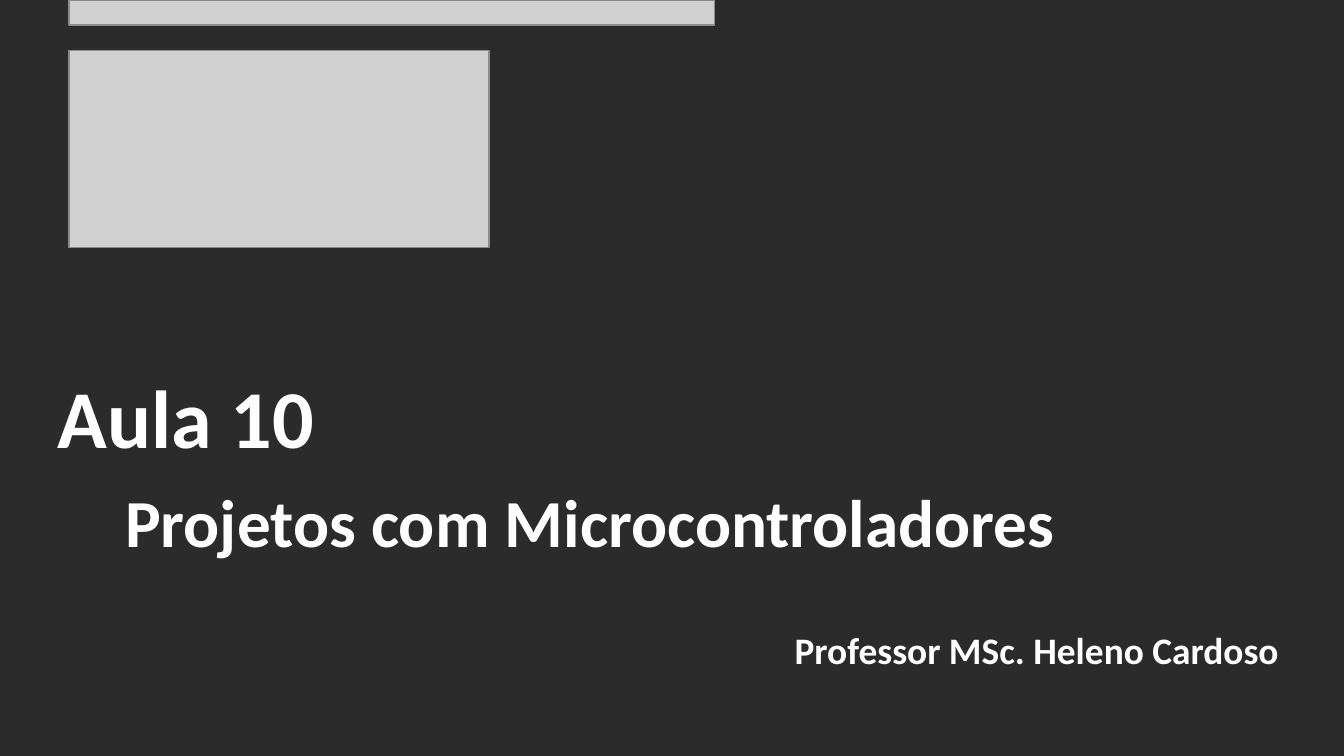
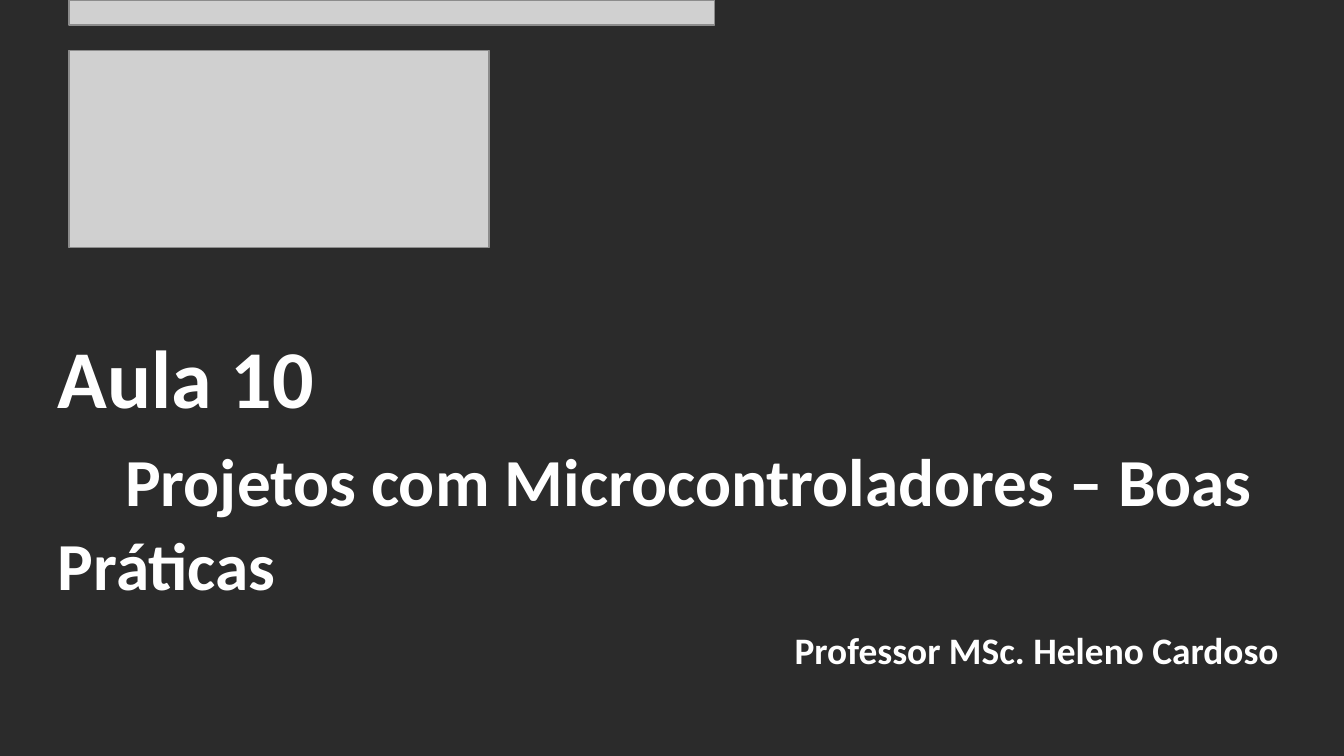
Before and after one commit to CloudEducationBrazil/WydenArea1ProgramacaoMicrocontroladores, a slide deck: slide 2 of 01 Classes/Aula 10 - Programação Microcontroladores - Projetos com Microcontroladores Boas Práticas e Wifi.pptx. Drawn at 1344x756 pixels with LibreOffice and Linux fonts; fonts in the diff are those of the drawing; grey boxes stand for pictures; background and template pictures are left out; a plain dark background stands for a picture behind light text. Boxes give left, top, right and bottom in pixels: in the first picture for what was removed or moved away, otherwise in the second. Text is boxed around its words. In the diff, an @@ line names an element or a change of style, - is before the commit and + after.

```diff
--- a/01 Classes/Aula 10 - Programação Microcontroladores - Projetos com Microcontroladores Boas Práticas e Wifi.pptx
+++ b/01 Classes/Aula 10 - Programação Microcontroladores - Projetos com Microcontroladores Boas Práticas e Wifi.pptx
@@ title at [58, 350, 1252, 591]: text changed @@
-Aula 10
-Projetos com Microcontroladores
+Aula 10
+Projetos com Microcontroladores – Boas Práticas
```
Also in this commit, not shown: 4 other slides changed, 7 slides added, 1 slide removed, 4 other files.
